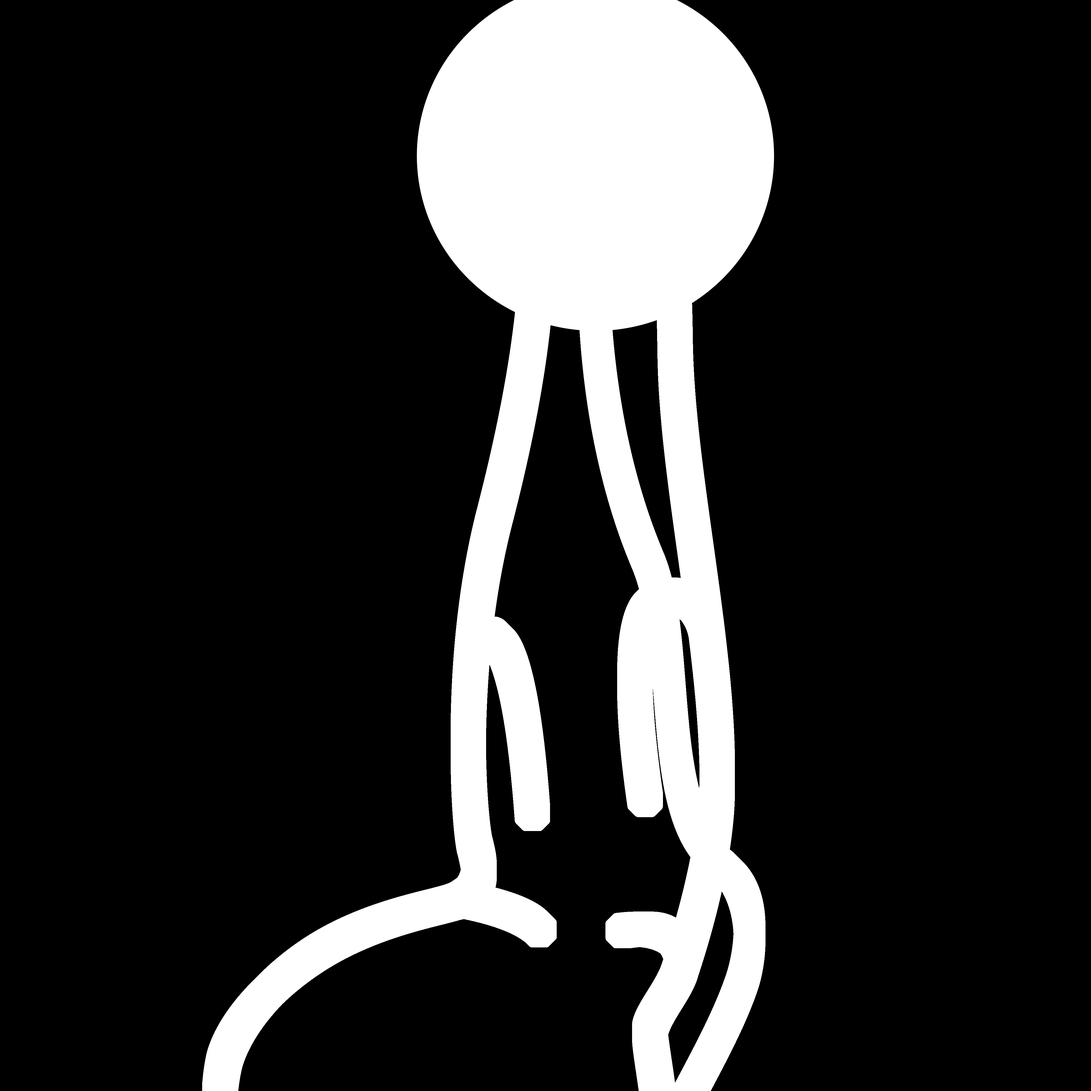
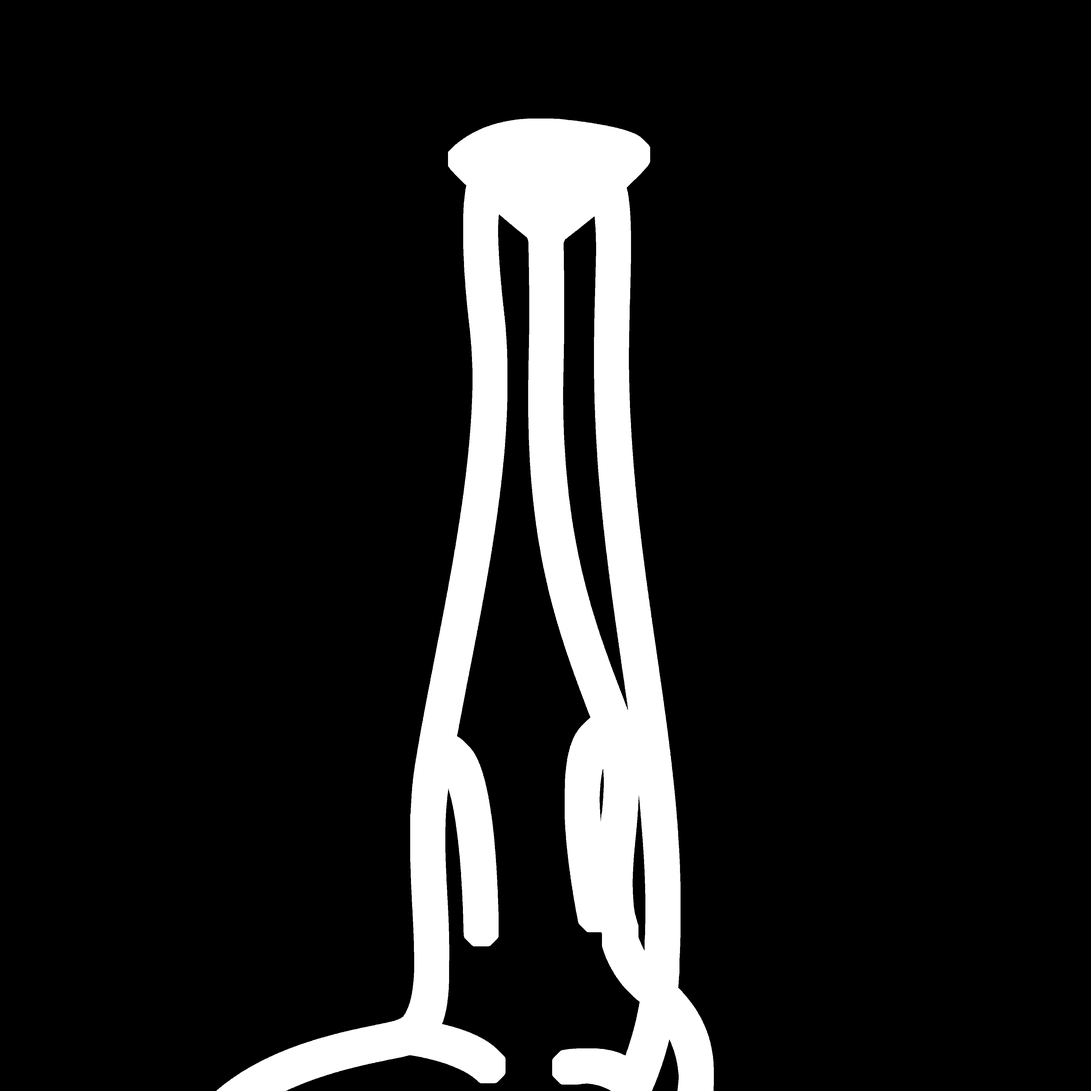
Layer changes from the first 1091 × 1091 image to the second:
painted on "Layer 1" over [202,0,775,1091]
removed layer "Invert" over [464,114,722,848]
removed layer "Layer 2" over [202,0,775,1091]
